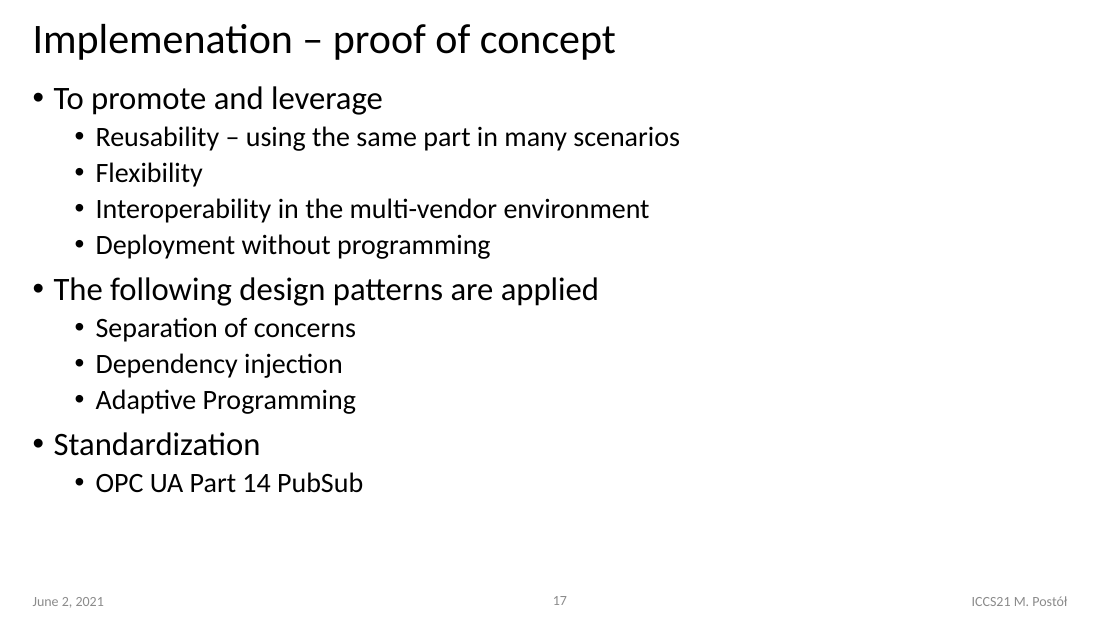
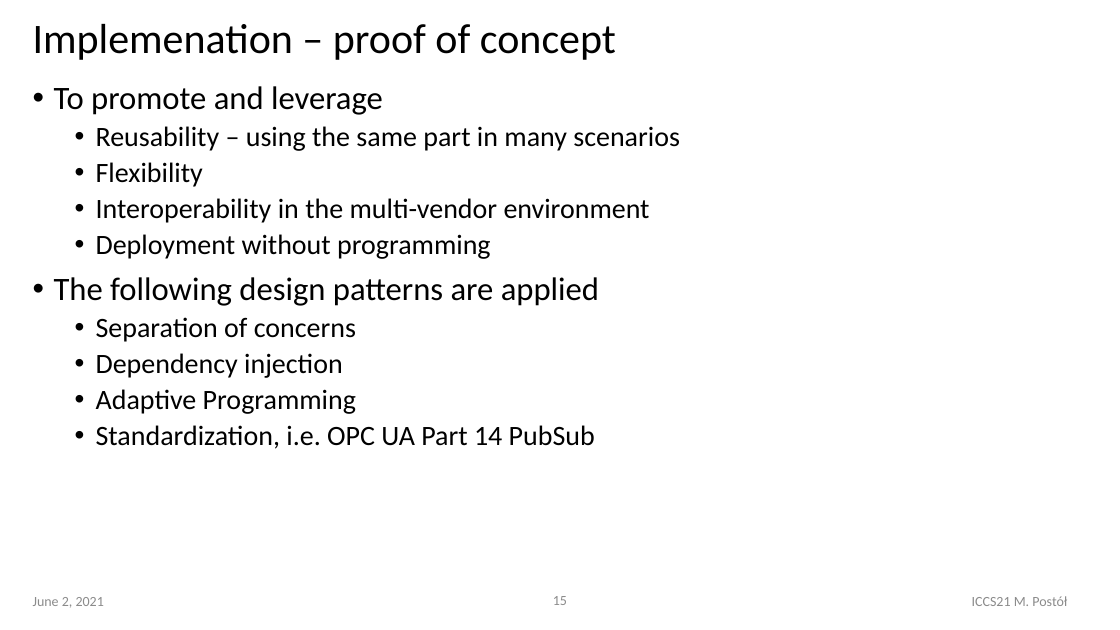
Before and after one commit to it-p-lodz-pl/OOI.Gateway2Azure.Aricle, a slide deck: slide 15 of ICCS21-Conference/OOI-CI-ICCS2021..pptx (slide 17 before the commit). Drawn at 1120x630 pixels with LibreOffice and Linux fonts; fonts in the diff are those of the drawing. Boxes give left, top, right and bottom in pixels: in the first picture for what was removed or moved away, otherwise in the second. Text is boxed around its words. In the diff, an @@ line names an element or a change of style, - is before the commit and + after.

```diff
--- a/ICCS21-Conference/OOI-CI-ICCS2021..pptx
+++ b/ICCS21-Conference/OOI-CI-ICCS2021..pptx
@@ text at [96,425,595,449]: text changed @@
-• Standardization
-  • OPC UA Part 14 PubSub
+  • Standardization, i.e. OPC UA Part 14 PubSub
@@ page number at [553,596,567,605]: text changed @@
-17
+15
```
Also in this commit, not shown: 1 other slide changed, 3 slides removed, 2 other files.
